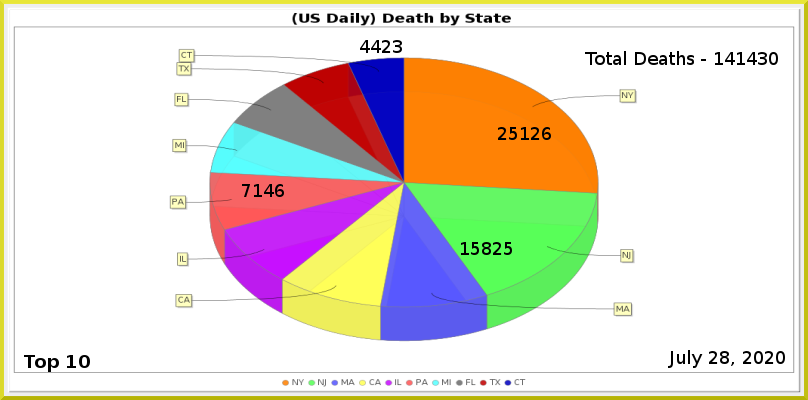
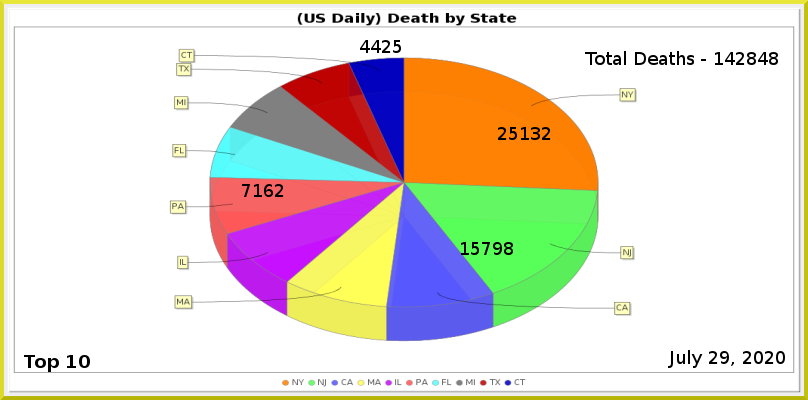
The second 808×400 image is a revision of the first. Changes to its layers:
painted on "Least" over [393, 40, 402, 53]
painted on "PA" over [264, 184, 284, 197]
painted on "NJ" over [482, 242, 513, 255]
painted on "NY" over [531, 127, 551, 140]
renamed "Total Deaths - 141430" to "Total Deaths - 142848", painted on it over [736, 52, 778, 65]
painted on "Current Date" over [720, 351, 729, 364]
painted on "Death_by_State.png" over [169, 12, 637, 386]
